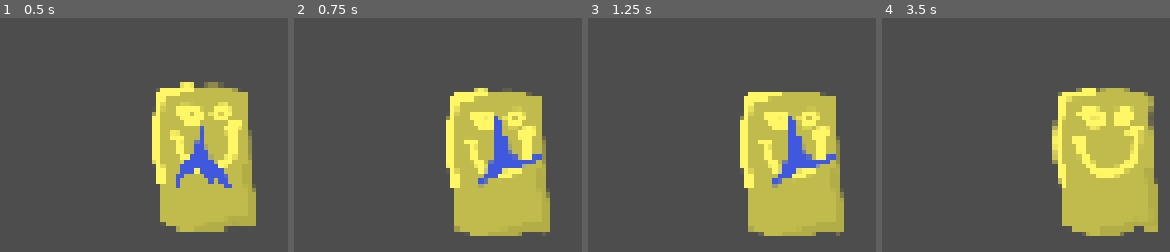
Above: before the commit, frames 1-4 (left to right).
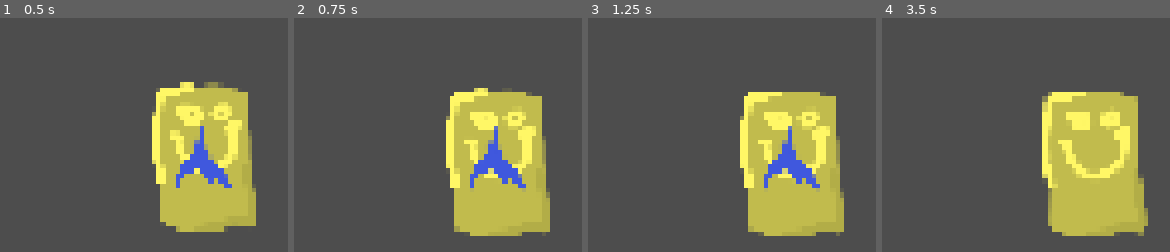
Above: after the commit, the same moments.

Repository: ParadoxicXenos/haven-game-wlg
Game: Godot game, scene res://Scenes/levels.tscn
Same seed, same stepped clock (60 frames per second), same inputs: the game is played once before the commit and once after it.
Inputs (mouse positions are in pixels of both pictures, inside the frame that each line leads up to):
- Up to frame 1 (0.5 s): no input
- Up to frame 2 (0.75 s): move the mouse to (outside the picture) at 0.52 s; press the mouse at (outside the picture) at 0.53 s; hold Up (up) from 0.53 s (still down)
- Up to frame 3 (1.25 s): keep holding Up (up)
- Up to frame 4 (3.5 s): move the mouse to (outside the picture) at 1.27 s; release the mouse at (outside the picture) at 1.28 s; click (outside the picture) at 1.35 s; move the mouse to (outside the picture) at 2.02 s; release Up (up) at 2.03 s; press the mouse at (outside the picture) at 2.03 s; hold Left (left) from 2.03 s (still down); move the mouse to (1167, 163) at 2.77 s; release the mouse at (1167, 163) at 2.78 s; click (1167, 163) at 2.85 s

Frame 1 is identical in both runs. In frame 2, 2.3% of the frame differs, in the area x 61-87%, y 41-73%; in frame 3, 2.3%; in frame 4, 11%, in the area x 55-96%, y 29-94%.

Commit message:
push push

Diff:
--- a/game/Scenes/levels.tscn
+++ b/game/Scenes/levels.tscn
@@ -1,11 +1,9 @@
 [gd_scene format=3 uid="uid://b2c5qqcpt6vw1"]
 
 [ext_resource type="PackedScene" uid="uid://b0edelq78t3rx" path="res://Scenes/player.tscn" id="1_yh33m"]
+[ext_resource type="PackedScene" uid="uid://c5ir2p247yl0x" path="res://Scenes/platform.tscn" id="2_xgx5e"]
 
 [sub_resource type="PhysicsMaterial" id="PhysicsMaterial_g4v7s"]
-
-[sub_resource type="RectangleShape2D" id="RectangleShape2D_g4v7s"]
-size = Vector2(1919, 692)
 
 [node name="Levels" type="Node2D" unique_id=1159028874]
 
@@ -15,6 +13,6 @@
 [node name="StaticBody2D" type="StaticBody2D" parent="." unique_id=1104524643]
 physics_material_override = SubResource("PhysicsMaterial_g4v7s")
 
-[node name="CollisionShape2D" type="CollisionShape2D" parent="StaticBody2D" unique_id=1981151122]
-position = Vector2(969.5, 1335)
-shape = SubResource("RectangleShape2D_g4v7s")
+[node name="Platform2" parent="." unique_id=713844301 instance=ExtResource("2_xgx5e")]
+position = Vector2(990, 1082)
+hwr = Vector3(4000, 10, 0)
--- /dev/null
+++ b/game/Scenes/platform.tscn
@@ -0,0 +1,13 @@
+[gd_scene format=3 uid="uid://c5ir2p247yl0x"]
+
+[ext_resource type="Script" uid="uid://c47cwx508xl8l" path="res://Scripts/platform.gd" id="1_1rc8e"]
+
+[sub_resource type="RectangleShape2D" id="RectangleShape2D_g4v7s"]
+
+[node name="Platform" type="Node2D" unique_id=1254454245]
+script = ExtResource("1_1rc8e")
+
+[node name="StaticBody2D" type="StaticBody2D" parent="." unique_id=1208242488]
+
+[node name="CollisionShape2D" type="CollisionShape2D" parent="StaticBody2D" unique_id=411717427]
+shape = SubResource("RectangleShape2D_g4v7s")
--- a/game/Scenes/player.tscn
+++ b/game/Scenes/player.tscn
@@ -4,8 +4,9 @@
 [ext_resource type="Texture2D" uid="uid://c1jknxfhp6j6j" path="res://Art/The Great Guy.svg" id="2_8gbba"]
 [ext_resource type="PackedScene" uid="uid://bhxocmkqydnbo" path="res://Scenes/arrow.tscn" id="3_6t5aa"]
 
-[sub_resource type="RectangleShape2D" id="RectangleShape2D_u0f01"]
-size = Vector2(110, 170)
+[sub_resource type="CapsuleShape2D" id="CapsuleShape2D_xgx5e"]
+radius = 67.0
+height = 178.0
 
 [node name="Player" type="Node2D" unique_id=591414065]
 
@@ -13,7 +14,7 @@
 script = ExtResource("1_bo1nx")
 
 [node name="CollisionShape2D" type="CollisionShape2D" parent="CharacterBody2D" unique_id=897094923]
-shape = SubResource("RectangleShape2D_u0f01")
+shape = SubResource("CapsuleShape2D_xgx5e")
 
 [node name="Sprite2D" type="Sprite2D" parent="CharacterBody2D" unique_id=1939305224]
 texture = ExtResource("2_8gbba")
--- a/game/Scripts/arrow.gd
+++ b/game/Scripts/arrow.gd
@@ -3,6 +3,7 @@
 var OGmousePos
 const arrowMult = 0.5
 @onready var arrowLine = $arrowLine
+@onready var arrowHead = $arrowHead
 @export var charBody : CharacterBody2D
 # Called when the node enters the scene tree for the first time.
 func _ready() -> void:
@@ -11,6 +12,7 @@
 
 # Called every frame. 'delta' is the elapsed time since the previous frame.
 func _process(delta: float) -> void:
+	var playerPos = charBody.global_position
 	if charBody.canSling:
 		if Input.is_action_just_pressed("click"):
 			OGmousePos = get_global_mouse_position()
@@ -21,19 +23,20 @@
 		elif Input.is_action_pressed("click") && Input.is_action_just_pressed("click") == false:
 			charBody.canMove = false
 			arrowLine.visible = true
+			arrowHead.visible = true
 			var mouseVec= OGmousePos-get_global_mouse_position()
 			arrowLine.set_point_position(1,Vector2(0,0)+mouseVec*arrowMult)
-			$arrowHead.position = Vector2(0,0)+mouseVec*arrowMult
-			$arrowHead.rotation = $arrowHead.get_angle_to(Vector2(0,0))
+			arrowHead.position = Vector2(0,0)+mouseVec*arrowMult
+			arrowHead.look_at(playerPos)
+			arrowHead.rotation_degrees -= 90
 
 		if Input.is_action_just_released("click"):
 			var mouseVec= OGmousePos-get_global_mouse_position()
 			print("RELEASED")
 			arrowLine.visible = false
+			arrowHead.visible = false
 			charBody.arrowSpeed = mouseVec
 			print("mousevec:",mouseVec)
 			print("velocity:",charBody.velocity)
-			$arrowHead.position = get_global_mouse_position()
-			$arrowHead.global_rotation += $arrowHead.get_angle_to(Vector2(0,0))
 			charBody.canMove = true
 			charBody.canSling = false
--- /dev/null
+++ b/game/Scripts/platform.gd
@@ -0,0 +1,10 @@
+extends Node2D
+@export var hwr : Vector3
+@onready var shape = $StaticBody2D/CollisionShape2D.shape
+# Called when the node enters the scene tree for the first time.
+func _ready() -> void:
+	shape.size = Vector2(hwr.x,hwr.y)
+	rotation = hwr.z
+# Called every frame. 'delta' is the elapsed time since the previous frame.
+func _process(delta: float) -> void:
+	pass
Not shown, added: game/Scripts/platform.gd.uid
